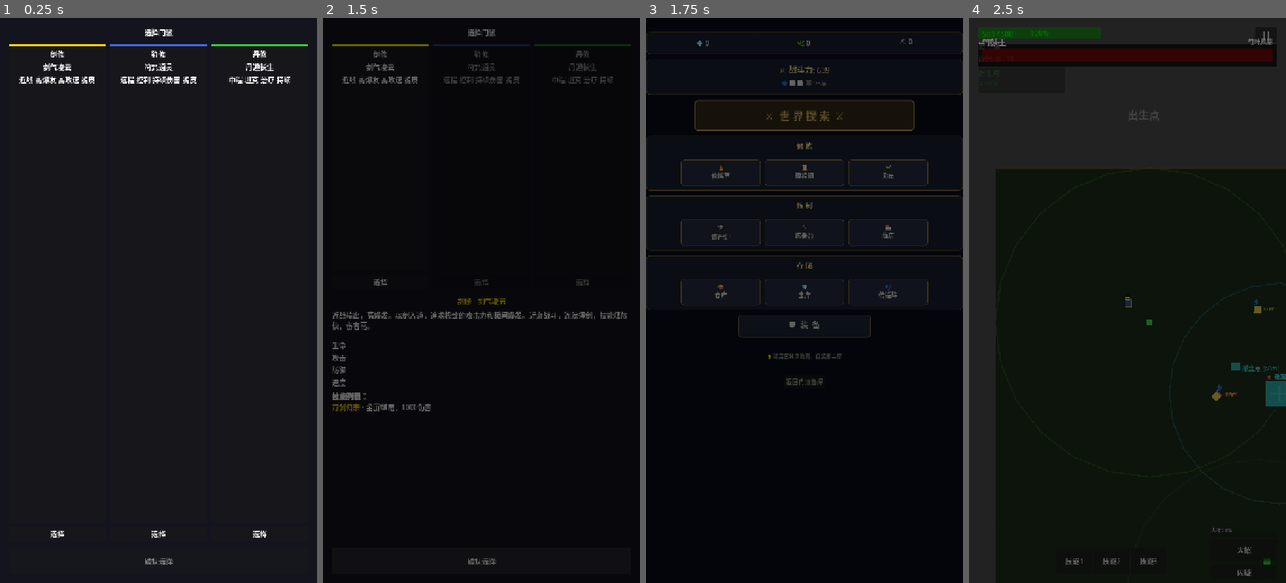
Above: before the commit, frames 1-4 (left to right).
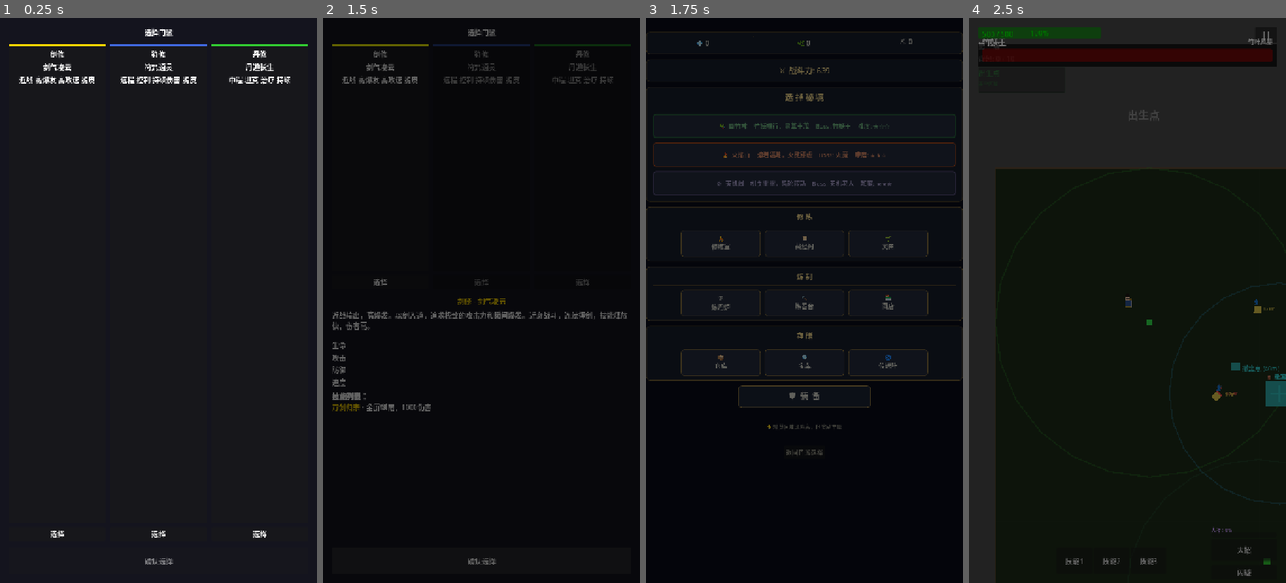
Above: after the commit, the same moments.

Repository: CasbaL/soudache
Game: Godot game, scene res://scenes/ui/faction_select.tscn
The game is run twice, just before and just after one commit, with the same random seed, the same clock (stepped at 60 frames per second) and the same inputs.
Inputs (mouse positions are in pixels of both pictures, inside the frame that each line leads up to):
- Up to frame 1 (0.25 s): no input
- Up to frame 2 (1.5 s): click "选择" at 0.5 s; click "确认选择" at 1.25 s
- Up to frame 3 (1.75 s): no input
- Up to frame 4 (2.5 s): click (1127, 114) at 2 s, where only the run before the commit has a clickable "⚔ 世 界 探 索 ⚔"

Frames 1-2 are identical in both runs. In frame 3, 5.7% of the frame differs, in the area x 0-100%, y 8-78%; in frame 4, nothing differs.

Commit message:
feat: 秘境选择替代旧层数系统
- 移除'第X层'概念，改为秘境选择
- 洞府新增3个秘境卡片：幽竹林/火焰山/天机阁
- 每个秘境显示图标、描述、Boss、难度
- 主题色区分（绿/红橙/紫）
- 选择秘境后设置layer进入探索
- 移除旧的层进度显示

Diff:
--- a/scripts/ui/haven_main.gd
+++ b/scripts/ui/haven_main.gd
@@ -1,44 +1,37 @@
 ## 洞府主界面（仙侠水墨风）
-## 全代码构建UI，深蓝金色配色，圆角面板，分组建筑
+## 全代码构建UI，深蓝金色配色，圆角面板，秘境选择
 extends Control
 
 # ============================================================
 # 颜色常量（仙侠风格）
 # ============================================================
 
-const BG_TOP = Color(0.04, 0.05, 0.10)       # 深蓝黑
-const BG_BOTTOM = Color(0.08, 0.11, 0.18)    # 稍亮深蓝
-const PANEL_BG = Color(0.10, 0.12, 0.18, 0.90)  # 面板背景
-const PANEL_BORDER = Color(0.77, 0.64, 0.35)    # 金色边框
-const TEXT_TITLE = Color(0.95, 0.85, 0.55)       # 金色标题
-const TEXT_BODY = Color(0.85, 0.85, 0.80)        # 淡白正文
-const TEXT_DIM = Color(0.55, 0.55, 0.50)         # 暗淡文字
-const BTN_NORMAL = Color(0.15, 0.18, 0.25, 0.90) # 按钮底色
-const BTN_HOVER = Color(0.20, 0.24, 0.35, 0.95)  # 按钮悬停
-const BTN_EXPLORE = Color(0.77, 0.64, 0.35)      # 金色探索按钮
-const ACCENT_GREEN = Color(0.35, 0.75, 0.45)
-const ACCENT_RED = Color(0.85, 0.35, 0.35)
-
-# ============================================================
-# 节点引用（全部动态创建）
-# ============================================================
-
-# 顶部资源栏
+const BG_TOP = Color(0.04, 0.05, 0.10)
+const PANEL_BG = Color(0.10, 0.12, 0.18, 0.90)
+const PANEL_BORDER = Color(0.77, 0.64, 0.35)
+const TEXT_TITLE = Color(0.95, 0.85, 0.55)
+const TEXT_BODY = Color(0.85, 0.85, 0.80)
+const TEXT_DIM = Color(0.55, 0.55, 0.50)
+const BTN_NORMAL = Color(0.15, 0.18, 0.25, 0.90)
+const BTN_HOVER = Color(0.20, 0.24, 0.35, 0.95)
+const BTN_EXPLORE = Color(0.77, 0.64, 0.35)
+
+# 秘境主题色
+const AREA_COLORS = {
+	1: Color(0.2, 0.6, 0.3),   # 幽竹林 - 绿
+	2: Color(0.8, 0.35, 0.15), # 火焰山 - 红橙
+	3: Color(0.5, 0.45, 0.7),  # 天机阁 - 紫
+}
+
+# ============================================================
+# 节点引用
+# ============================================================
+
 var stone_label: Label
 var herb_label: Label
 var ore_label: Label
-
-# 角色信息
 var combat_power_label: Label
-var layer_progress_label: Label
-
-# 探索按钮
-var explore_btn: Button
-
-# 建筑按钮
 var building_btns: Dictionary = {}
-
-# 底部
 var tips_label: Label
 
 # ============================================================
@@ -54,10 +47,8 @@
 # ============================================================
 
 func _build_ui() -> void:
-	# 全屏背景渐变
 	_draw_background()
 
-	# 主容器（居中滚动）
 	var main_scroll = ScrollContainer.new()
 	main_scroll.set_anchors_preset(Control.PRESET_FULL_RECT)
 	main_scroll.horizontal_scroll_mode = ScrollContainer.SCROLL_MODE_DISABLED
@@ -65,35 +56,17 @@
 	add_child(main_scroll)
 
 	var main_vbox = VBoxContainer.new()
-	main_vbox.name = "MainVBox"
 	main_vbox.size_flags_horizontal = Control.SIZE_EXPAND_FILL
 	main_vbox.add_theme_constant_override("separation", 12)
 	main_scroll.add_child(main_vbox)
 
-	# 间距
 	_add_spacer(main_vbox, 20)
-
-	# ── 顶栏：资源显示 ──
 	_build_resource_bar(main_vbox)
-
-	# ── 角色信息面板 ──
 	_build_character_panel(main_vbox)
-
-	# ── 世界探索主按钮 ──
-	_build_explore_button(main_vbox)
-
-	# ── 建筑分组 ──
+	_build_area_selection(main_vbox)
 	_build_building_groups(main_vbox)
-
-	# ── 装备按钮 ──
 	_build_equipment_button(main_vbox)
-
-	# ── 底部区域 ──
 	_build_footer(main_vbox)
-
-# ============================================================
-# 背景
-# ============================================================
 
 func _draw_background() -> void:
 	var bg = ColorRect.new()
@@ -107,32 +80,24 @@
 
 func _build_resource_bar(parent: Control) -> void:
 	var bar = _create_panel(parent, Vector2(680, 50))
-	bar.position = Vector2(20, 0)
 
 	var hbox = HBoxContainer.new()
 	hbox.set_anchors_preset(Control.PRESET_FULL_RECT)
 	hbox.add_theme_constant_override("separation", 0)
 	bar.add_child(hbox)
 
-	# 灵石
 	stone_label = _create_label("💎 0", 16, TEXT_BODY)
 	stone_label.size_flags_horizontal = Control.SIZE_EXPAND_FILL
 	stone_label.horizontal_alignment = HORIZONTAL_ALIGNMENT_CENTER
 	hbox.add_child(stone_label)
-
-	# 分隔线
 	_add_vseparator(hbox)
 
-	# 灵草
 	herb_label = _create_label("🌿 0", 16, TEXT_BODY)
 	herb_label.size_flags_horizontal = Control.SIZE_EXPAND_FILL
 	herb_label.horizontal_alignment = HORIZONTAL_ALIGNMENT_CENTER
 	hbox.add_child(herb_label)
-
-	# 分隔线
 	_add_vseparator(hbox)
 
-	# 矿石
 	ore_label = _create_label("⛏ 0", 16, TEXT_BODY)
 	ore_label.size_flags_horizontal = Control.SIZE_EXPAND_FILL
 	ore_label.horizontal_alignment = HORIZONTAL_ALIGNMENT_CENTER
@@ -143,81 +108,103 @@
 # ============================================================
 
 func _build_character_panel(parent: Control) -> void:
-	var panel = _create_panel(parent, Vector2(680, 80))
+	var panel = _create_panel(parent, Vector2(680, 50))
+
+	combat_power_label = _create_label("⚔ 战斗力: 0", 18, TEXT_TITLE)
+	combat_power_label.horizontal_alignment = HORIZONTAL_ALIGNMENT_CENTER
+	panel.add_child(combat_power_label)
+
+# ============================================================
+# 秘境选择（替代旧的层系统）
+# ============================================================
+
+func _build_area_selection(parent: Control) -> void:
+	var panel = _create_panel(parent, Vector2(680, 260))
 
 	var vbox = VBoxContainer.new()
 	vbox.set_anchors_preset(Control.PRESET_FULL_RECT)
-	vbox.add_theme_constant_override("separation", 4)
+	vbox.add_theme_constant_override("separation", 10)
 	panel.add_child(vbox)
 
-	combat_power_label = _create_label("⚔ 战斗力: 0", 18, TEXT_TITLE)
-	combat_power_label.horizontal_alignment = HORIZONTAL_ALIGNMENT_CENTER
-	vbox.add_child(combat_power_label)
-
-	layer_progress_label = _create_label("进度: ⬜ ⬜ ⬜ 第1/3层", 14, TEXT_DIM)
-	layer_progress_label.horizontal_alignment = HORIZONTAL_ALIGNMENT_CENTER
-	vbox.add_child(layer_progress_label)
-
-# ============================================================
-# 探索主按钮
-# ============================================================
-
-func _build_explore_button(parent: Control) -> void:
-	var container = CenterContainer.new()
-	parent.add_child(container)
-
-	explore_btn = Button.new()
-	explore_btn.custom_minimum_size = Vector2(500, 70)
-	explore_btn.text = "⚔  世 界 探 索  ⚔"
-	explore_btn.add_theme_font_size_override("font_size", 24)
-
-	# 金色样式
-	var style_normal = StyleBoxFlat.new()
-	style_normal.bg_color = Color(0.20, 0.16, 0.08)
-	style_normal.border_color = BTN_EXPLORE
-	style_normal.set_border_width_all(2)
-	style_normal.set_corner_radius_all(8)
-	explore_btn.add_theme_stylebox_override("normal", style_normal)
-
-	var style_hover = StyleBoxFlat.new()
-	style_hover.bg_color = Color(0.30, 0.24, 0.12)
-	style_hover.border_color = BTN_EXPLORE.lightened(0.2)
-	style_hover.set_border_width_all(2)
-	style_hover.set_corner_radius_all(8)
-	explore_btn.add_theme_stylebox_override("hover", style_hover)
-
-	var style_pressed = StyleBoxFlat.new()
-	style_pressed.bg_color = Color(0.15, 0.12, 0.06)
-	style_pressed.border_color = BTN_EXPLORE
-	style_pressed.set_border_width_all(2)
-	style_pressed.set_corner_radius_all(8)
-	explore_btn.add_theme_stylebox_override("pressed", style_pressed)
-
-	explore_btn.add_theme_color_override("font_color", BTN_EXPLORE)
-	explore_btn.add_theme_color_override("font_hover_color", BTN_EXPLORE.lightened(0.3))
-	explore_btn.pressed.connect(_on_explore_pressed)
-	container.add_child(explore_btn)
+	var title = _create_label("选 择 秘 境", 18, TEXT_TITLE)
+	title.horizontal_alignment = HORIZONTAL_ALIGNMENT_CENTER
+	vbox.add_child(title)
+
+	var sep = HSeparator.new()
+	sep.add_theme_stylebox_override("separator", _create_separator_style())
+	vbox.add_child(sep)
+
+	# 三个秘境卡片
+	var areas = [
+		{"layer": 1, "name": "幽竹林", "icon": "🎋", "desc": "竹妖横行，灵草丰茂", "diff": "★☆☆", "boss": "竹妖王"},
+		{"layer": 2, "name": "火焰山", "icon": "🔥", "desc": "熔岩遍地，火灵肆虐", "diff": "★★☆", "boss": "火魔"},
+		{"layer": 3, "name": "天机阁", "icon": "⚙", "desc": "机关重重，齿轮转动", "diff": "★★★", "boss": "天机老人"},
+	]
+
+	for area in areas:
+		_build_area_card(vbox, area)
+
+func _build_area_card(parent: Control, area: Dictionary) -> void:
+	var layer = area.layer
+	var color = AREA_COLORS.get(layer, TEXT_BODY)
+
+	var btn = Button.new()
+	btn.custom_minimum_size = Vector2(640, 55)
+
+	# 卡片内容
+	btn.text = "%s  %s    %s    Boss: %s    难度: %s" % [
+		area.icon, area.name, area.desc, area.boss, area.diff
+	]
+	btn.add_theme_font_size_override("font_size", 14)
+
+	# 样式
+	var style = StyleBoxFlat.new()
+	style.bg_color = BTN_NORMAL
+	style.border_color = color.darkened(0.2)
+	style.set_border_width_all(2)
+	style.set_corner_radius_all(6)
+	style.content_margin_left = 12
+	style.content_margin_right = 12
+	btn.add_theme_stylebox_override("normal", style)
+
+	var hover = StyleBoxFlat.new()
+	hover.bg_color = color.darkened(0.6)
+	hover.border_color = color
+	hover.set_border_width_all(2)
+	hover.set_corner_radius_all(6)
+	hover.content_margin_left = 12
+	hover.content_margin_right = 12
+	btn.add_theme_stylebox_override("hover", hover)
+
+	var pressed = StyleBoxFlat.new()
+	pressed.bg_color = color.darkened(0.7)
+	pressed.border_color = color.lightened(0.2)
+	pressed.set_border_width_all(2)
+	pressed.set_corner_radius_all(6)
+	pressed.content_margin_left = 12
+	pressed.content_margin_right = 12
+	btn.add_theme_stylebox_override("pressed", pressed)
+
+	btn.add_theme_color_override("font_color", color.lightened(0.3))
+	btn.add_theme_color_override("font_hover_color", color.lightened(0.6))
+	btn.pressed.connect(_on_area_selected.bind(layer))
+	parent.add_child(btn)
 
 # ============================================================
 # 建筑分组
 # ============================================================
 
 func _build_building_groups(parent: Control) -> void:
-	# 修炼组
 	_build_group(parent, "修 炼", [
 		{"id": "training_room", "icon": "🧘", "name": "修炼室"},
 		{"id": "library", "icon": "📜", "name": "藏经阁"},
 		{"id": "farm", "icon": "🌱", "name": "灵田"},
 	])
-
-	# 炼制组
 	_build_group(parent, "炼 制", [
 		{"id": "alchemy_furnace", "icon": "⚗", "name": "炼丹炉"},
 		{"id": "forge", "icon": "🔨", "name": "炼器台"},
 		{"id": "shop", "icon": "🏪", "name": "商店"},
 	])
-
-	# 存储组
 	_build_group(parent, "存 储", [
 		{"id": "warehouse", "icon": "📦", "name": "仓库"},
 		{"id": "treasure_vault", "icon": "💎", "name": "宝库"},
@@ -232,17 +219,14 @@
 	vbox.add_theme_constant_override("separation", 8)
 	panel.add_child(vbox)
 
-	# 组标题
 	var group_label = _create_label(group_name, 15, TEXT_TITLE)
 	group_label.horizontal_alignment = HORIZONTAL_ALIGNMENT_CENTER
 	vbox.add_child(group_label)
 
-	# 分隔线
 	var sep = HSeparator.new()
 	sep.add_theme_stylebox_override("separator", _create_separator_style())
 	vbox.add_child(sep)
 
-	# 按钮行
 	var hbox = HBoxContainer.new()
 	hbox.set_anchors_preset(Control.PRESET_FULL_RECT)
 	hbox.add_theme_constant_override("separation", 10)
@@ -260,7 +244,6 @@
 	btn.text = "%s\n%s" % [icon, btn_name]
 	btn.add_theme_font_size_override("font_size", 14)
 
-	# 样式
 	var style = StyleBoxFlat.new()
 	style.bg_color = BTN_NORMAL
 	style.border_color = PANEL_BORDER.darkened(0.3)
@@ -326,7 +309,6 @@
 func _build_footer(parent: Control) -> void:
 	_add_spacer(parent, 10)
 
-	# 提示
 	tips_label = _create_label("", 12, TEXT_DIM)
 	tips_label.horizontal_alignment = HORIZONTAL_ALIGNMENT_CENTER
 	tips_label.autowrap_mode = TextServer.AUTOWRAP_WORD_SMART
@@ -334,7 +316,6 @@
 
 	_add_spacer(parent, 10)
 
-	# 返回按钮
 	var back_container = CenterContainer.new()
 	parent.add_child(back_container)
 
@@ -399,7 +380,7 @@
 
 func _update_all() -> void:
 	_update_resources()
-	_update_character_info()
+	_update_combat_power()
 	_update_tips()
 
 func _update_resources() -> void:
@@ -410,25 +391,13 @@
 	herb_label.text = "🌿 %d" % herb
 	ore_label.text = "⛏ %d" % ore
 
-func _update_character_info() -> void:
+func _update_combat_power() -> void:
 	var cp = GameManager.get_combat_power()
 	combat_power_label.text = "⚔ 战斗力: %d" % cp
 
-	var current_layer = GameManager.current_layer
-	var progress = ""
-	for i in range(1, 4):
-		if i < current_layer:
-			progress += "✅ "
-		elif i == current_layer:
-			progress += "🔵 "
-		else:
-			progress += "⬜ "
-	progress += "第%d/3层" % current_layer
-	layer_progress_label.text = progress
-
 func _update_tips() -> void:
 	var tips = [
-		"💡 探索大地图时，注意撤离点的位置",
+		"💡 不同秘境有不同敌人和Boss，选择适合自己的",
 		"💡 精英区域风险高，但奖励丰厚",
 		"💡 在洞府中强化装备可以提升战斗力",
 		"💡 炼丹可以获得临时增益效果",
@@ -440,7 +409,9 @@
 # 按钮回调
 # ============================================================
 
-func _on_explore_pressed() -> void:
+## 选择秘境进入探索
+func _on_area_selected(layer: int) -> void:
+	GameManager.current_layer = layer
 	SceneTransition.go_to_explore()
 
 func _on_equipment_pressed() -> void:
